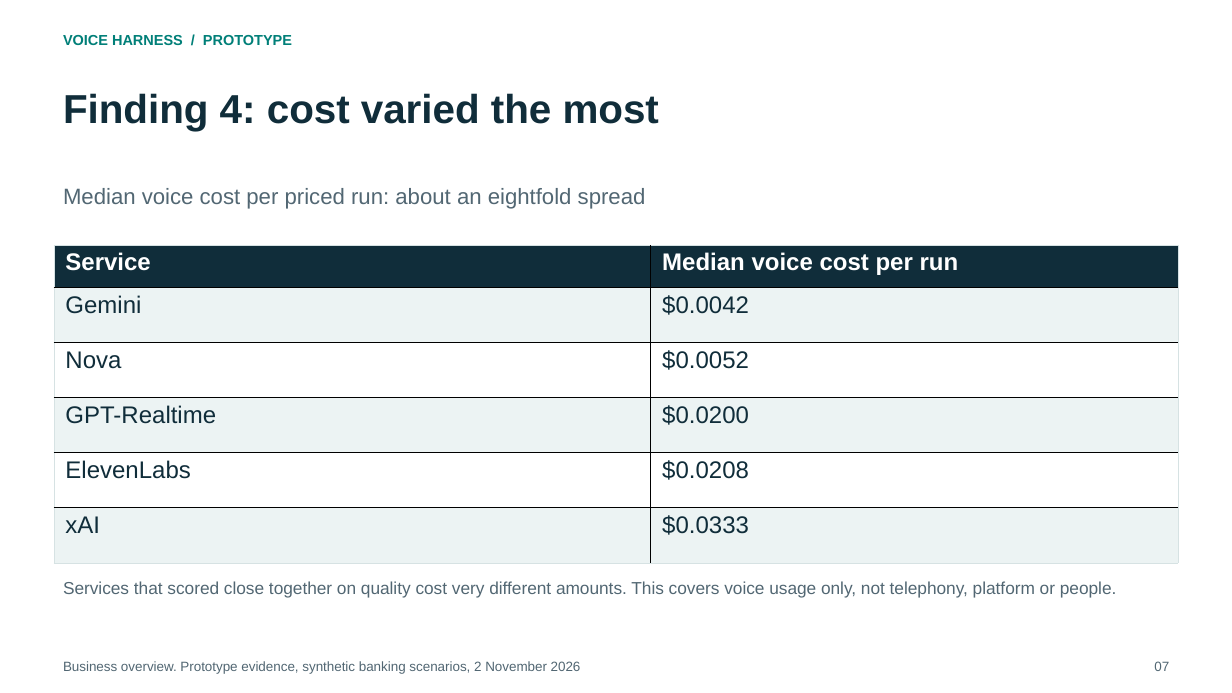
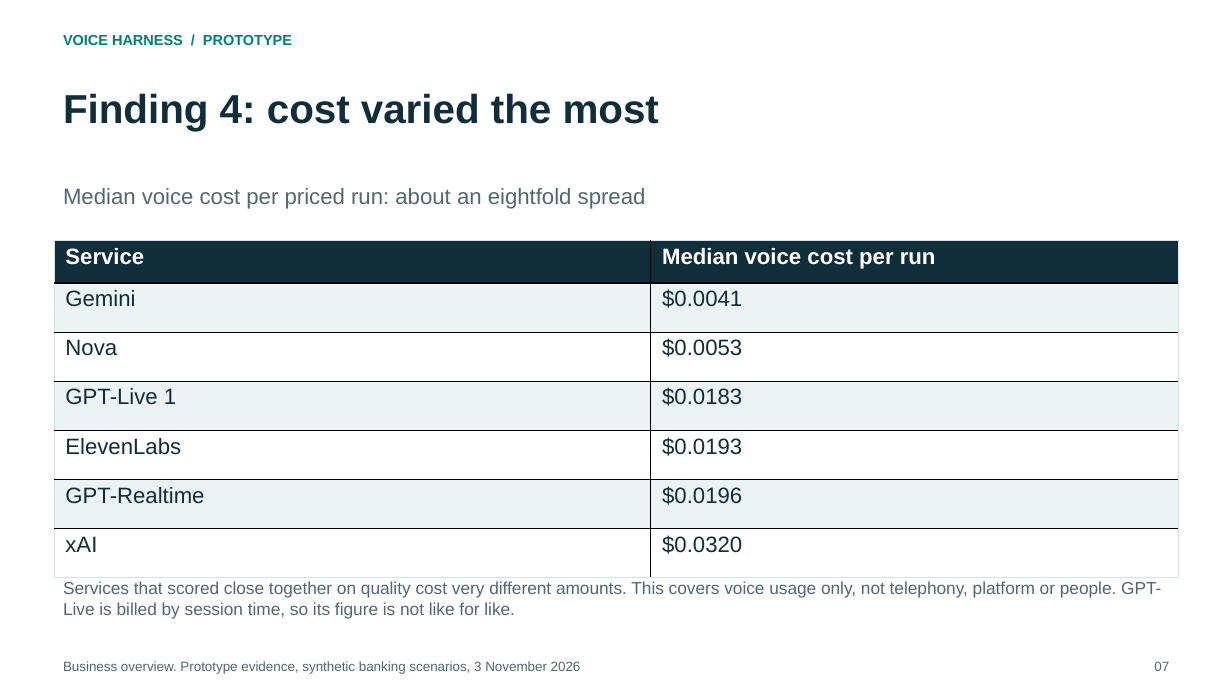
Before and after one commit to Ready2k/Voice_harness, a slide deck: slide 7 of output/consulting-2026-10-31/deliverables/Voice-Harness-Business-Overview.pptx. Drawn at 1232x693 pixels with LibreOffice and Linux fonts; fonts in the diff are those of the drawing. Boxes give left, top, right and bottom in pixels: in the first picture for what was removed or moved away, otherwise in the second. Text is boxed around its words. In the diff, an @@ line names an element or a change of style, - is before the commit and + after.

```diff
--- a/output/consulting-2026-10-31/deliverables/Voice-Harness-Business-Overview.pptx
+++ b/output/consulting-2026-10-31/deliverables/Voice-Harness-Business-Overview.pptx
@@ table at <box>54,240,1178,578</box> @@
-row 2: Gemini | $0.0042
-row 3: Nova | $0.0052
-row 4: GPT-Realtime | $0.0200
-row 5: ElevenLabs | $0.0208
-row 6: xAI | $0.0333
+row 2: Gemini | $0.0041
+row 3: Nova | $0.0053
+row 4: GPT-Live 1 | $0.0183
+row 5: ElevenLabs | $0.0193
+row 6: GPT-Realtime | $0.0196
+row 7: xAI | $0.0320
@@ table: place and size @@
-table at <box>54,246,1178,564</box>
+table at <box>54,240,1178,578</box>
@@ text at <box>63,581,1161,619</box>: text changed @@
-Services that scored close together on quality cost very different amounts. This covers voice usage only, not telephony, platform or people.
+Services that scored close together on quality cost very different amounts. This covers voice usage only, not telephony, platform or people. GPT-Live is billed by session time, so its figure is not like for like.
```
Also in this commit, not shown: 10 other slides changed, 29 other files.
